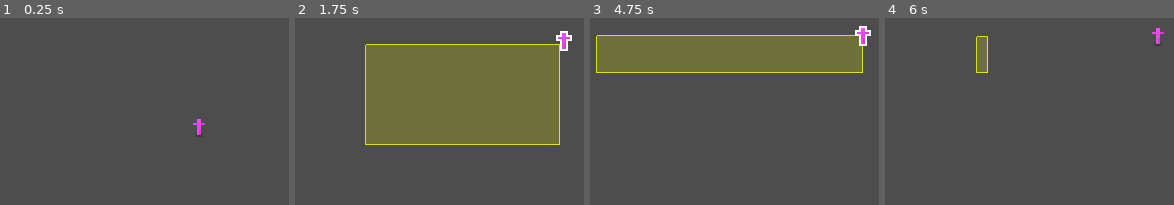
Above: before the commit, frames 1-4 (left to right).
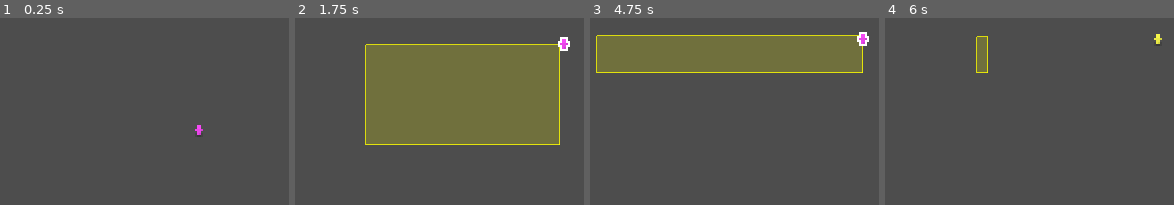
Above: after the commit, the same moments.

Repository: bkopchains/godot-mans
Game: Godot game, scene res://scenes/main.tscn
The game is run twice, just before and just after one commit, with the same random seed, the same clock (stepped at 60 frames per second) and the same inputs.
Inputs (mouse positions are in pixels of both pictures, inside the frame that each line leads up to):
- Up to frame 1 (0.25 s): no input
- Up to frame 2 (1.75 s): tap Enter at 0.5 s; drag from (494, 126) to (557, 47) at 0.52 s; drag from (367, 145) to (560, 46) at 1.27 s
- Up to frame 3 (4.75 s): move the mouse to (852, 47) at 2.02 s; tap 1 at 2.1 s; click (852, 47) at 2.17 s; tap 0 at 2.3, 3.6 s; tap Space at 2.75 s; drag from (757, 199) to (595, 72) at 2.77 s; move the mouse to (outside the picture) at 3.52 s; click (outside the picture) at 3.67 s; tap Enter at 4.25 s; drag from (595, 72) to (861, 36) at 4.27 s
- Up to frame 4 (6 s): move the mouse to (1116, 126) at 5.02 s; tap 0 at 5.1 s; click (1116, 126) at 5.17 s; tap Space at 5.75 s; drag from (989, 36) to (957, 145) at 5.77 s

The runs differ from the first frame. In frame 1, less than 0.1% of the frame differs, in the area x 66-71%, y 54-61%; in frame 2, 0.3%, in the area x 90-96%, y 6-16%; in frame 3, 0.3%; in frame 4, 0.2%.

Commit message:
it's beautiful

Diff:
--- a/scripts/main.gd
+++ b/scripts/main.gd
@@ -13,6 +13,11 @@
 		draw_rect(rect, Color(1, 1, 0, 0.2))  # Fill
 		draw_rect(rect, Color(1, 1, 0, 0.8), false)  # Outline
 
+		# Preview thickness for mans in selection
+		for child in get_children():
+			if child is Mans:
+				child.preview_select(rect.has_point(child.position))
+
 func get_selection_rect() -> Rect2:
 	var current_pos = get_global_mouse_position()
 	var top_left = Vector2(
@@ -21,6 +26,13 @@
 	)
 	var size = (current_pos - selection_start).abs()
 	return Rect2(top_left, size)
+
+func update_selection_preview() -> void:
+	if is_selecting:
+		var rect = get_selection_rect()
+		for child in get_children():
+			if child is Mans:
+				child.preview_select(rect.has_point(child.position))
 
 func start_group_drag(mouse_pos: Vector2) -> void:
 	is_group_dragging = true
@@ -54,8 +66,10 @@
 				if is_selecting:
 					is_selecting = false
 					var rect = get_selection_rect()
+					# Reset all preview thicknesses
 					for child in get_children():
 						if child is Mans:
+							child.preview_select(false)
 							if rect.has_point(child.position):
 								child.select()
 								selected_mans.append(child)
@@ -63,7 +77,7 @@
 					is_group_dragging = false
 					for mans in selected_mans:
 						mans.put_down()
-					clear_selection()  # Clear selection after putting down
+					clear_selection()
 				queue_redraw()
 
 		elif event.button_index == MOUSE_BUTTON_RIGHT and event.pressed:
@@ -74,4 +88,5 @@
 
 	elif event is InputEventMouseMotion:
 		if is_selecting:
+			update_selection_preview()
 			queue_redraw()
--- a/scripts/mans.gd
+++ b/scripts/mans.gd
@@ -23,6 +23,7 @@
 	prev_position = position
 	var material = sprite.material as ShaderMaterial
 	material.set_shader_parameter("modulate", colors[randi() % colors.size()])
+	sprite.frame = randi() % sprite.hframes  # Randomize frame
 	update_outline()
 
 func update_outline() -> void:
@@ -30,7 +31,7 @@
 	if material:
 		material.set_shader_parameter("enabled", is_selected or is_hovered)
 		material.set_shader_parameter("outline_color", Color.WHITE if is_hovered else Color.YELLOW)
-		material.set_shader_parameter("outline_width", 2.0 if is_selected else 1.0)
+		material.set_shader_parameter("outline_width", 1.0)
 
 func select() -> void:
 	is_selected = true
@@ -65,13 +66,18 @@
 				get_viewport().set_input_as_handled()
 				queue_free()
 
-	# Handle number keys for color changes while dragging
-	elif event is InputEventKey and is_dragging:
-		if event.pressed:
+	# Handle number keys for color changes while hovering or selected
+	elif event is InputEventKey and event.pressed:
+		if event.keycode == KEY_0:  # Random color on 0 key
+			if is_hovered or is_selected:
+				var material = sprite.material as ShaderMaterial
+				material.set_shader_parameter("modulate", colors[randi() % colors.size()])
+		else:
 			var key_num = event.keycode - KEY_1
 			if key_num >= 0 and key_num < colors.size():
-				var material = sprite.material as ShaderMaterial
-				material.set_shader_parameter("modulate", colors[key_num])
+				if is_hovered or is_selected:
+					var material = sprite.material as ShaderMaterial
+					material.set_shader_parameter("modulate", colors[key_num])
 
 func _physics_process(delta: float) -> void:
 	if is_dragging:
@@ -124,3 +130,10 @@
 	shadow.scale = Vector2(1.5, 1.5)
 	drag_offset = position - mouse_pos
 	update_outline()
+
+func preview_select(enabled: bool) -> void:
+	var material = sprite.material as ShaderMaterial
+	if material:
+		material.set_shader_parameter("enabled", enabled or is_selected or is_hovered)
+		material.set_shader_parameter("outline_color", Color.WHITE if is_hovered else Color.YELLOW)
+		#material.set_shader_parameter("outline_width", 2.0 if enabled else 1.0)
